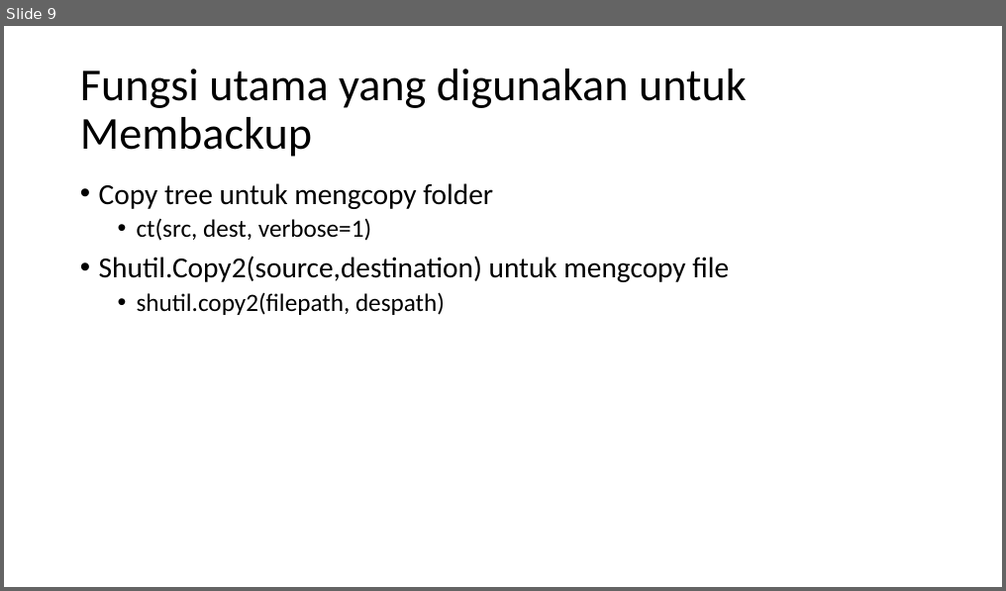
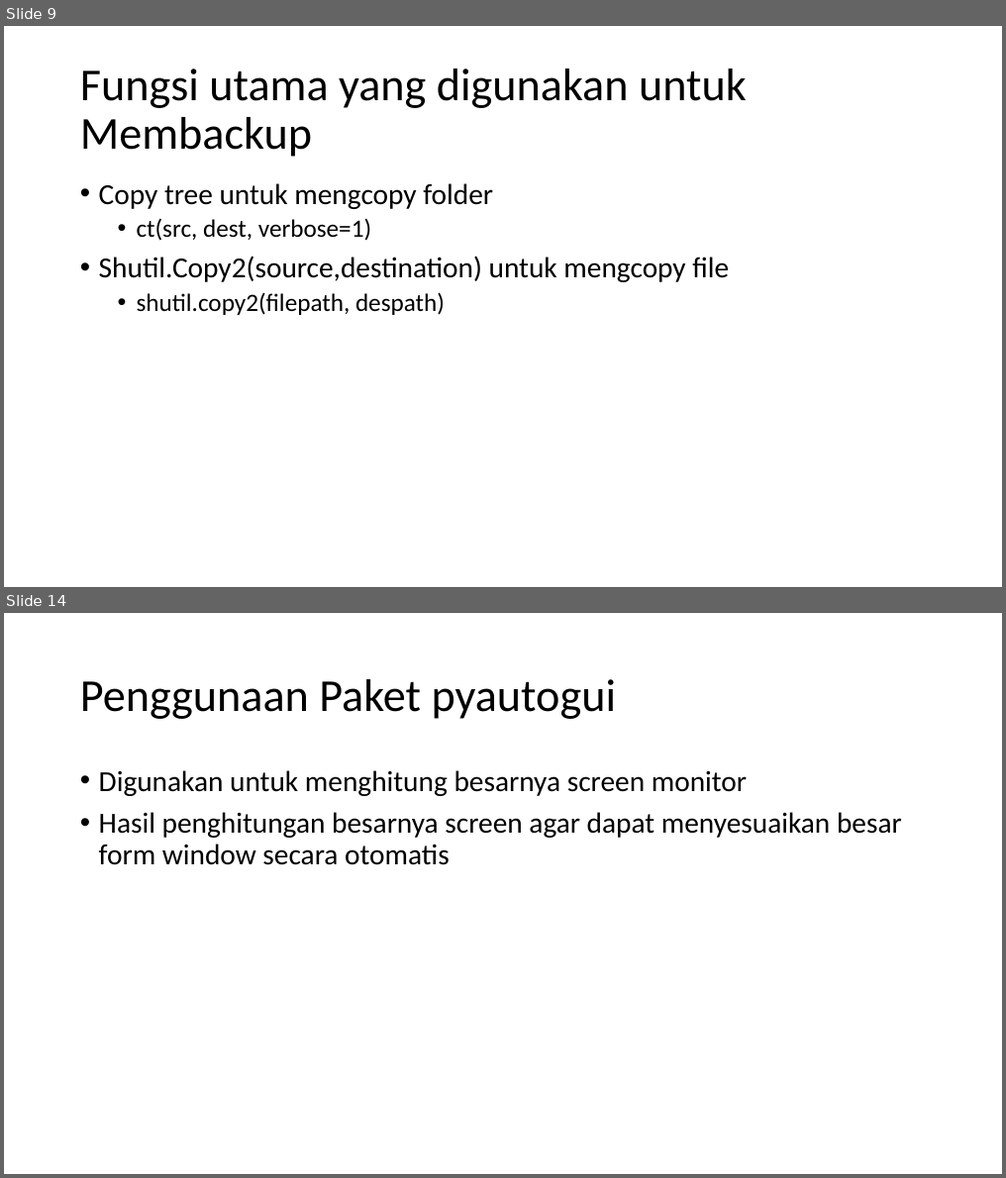
Before and after one commit to skeith/backupr, a slide deck: Aplikasi Backup file atau folder dengan Python-tkinter_baru.pptx. Shown one above the other, each under a label of ours: slide 9 before the commit, slides 9 and 14 after it; the slides between them are not shown. The pictures are 1006x591 and 1006x1178 pixels, drawn with LibreOffice and Linux fonts; fonts in the diff are those of the drawing. Boxes give left, top, right and bottom in pixels: in the first picture for what was removed or moved away, otherwise in the second. Text is boxed around its words. In the diff, an @@ line names an element or a change of style, - is before the commit and + after.

```diff
--- a/Aplikasi Backup file atau folder dengan Python-tkinter_baru.pptx
+++ b/Aplikasi Backup file atau folder dengan Python-tkinter_baru.pptx
@@ slide 14 added at box(4, 613, 1002, 1174), background #FFFFFF @@
@@ title added at box(80, 679, 617, 719), 44 pt, text #000000 @@
+Penggunaan Paket pyautogui
@@ text added at box(99, 770, 902, 865), 28 pt, text #000000 @@
+• Digunakan untuk menghitung besarnya screen monitor
+• Hasil penghitungan besarnya screen agar dapat menyesuaikan besar form window secara otomatis
```
Also in this commit, not shown: 6 slides changed, 7 other slides added, 1 slide removed.
